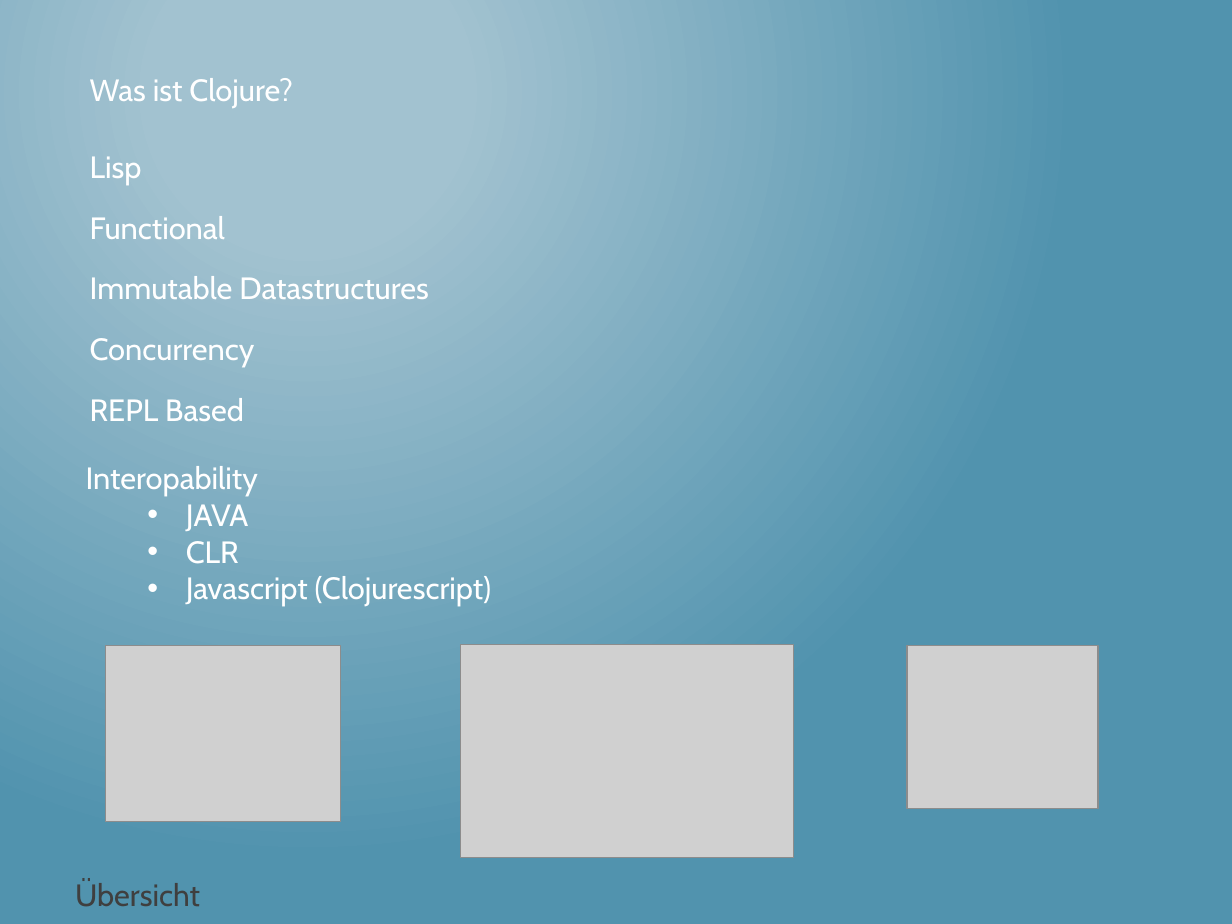
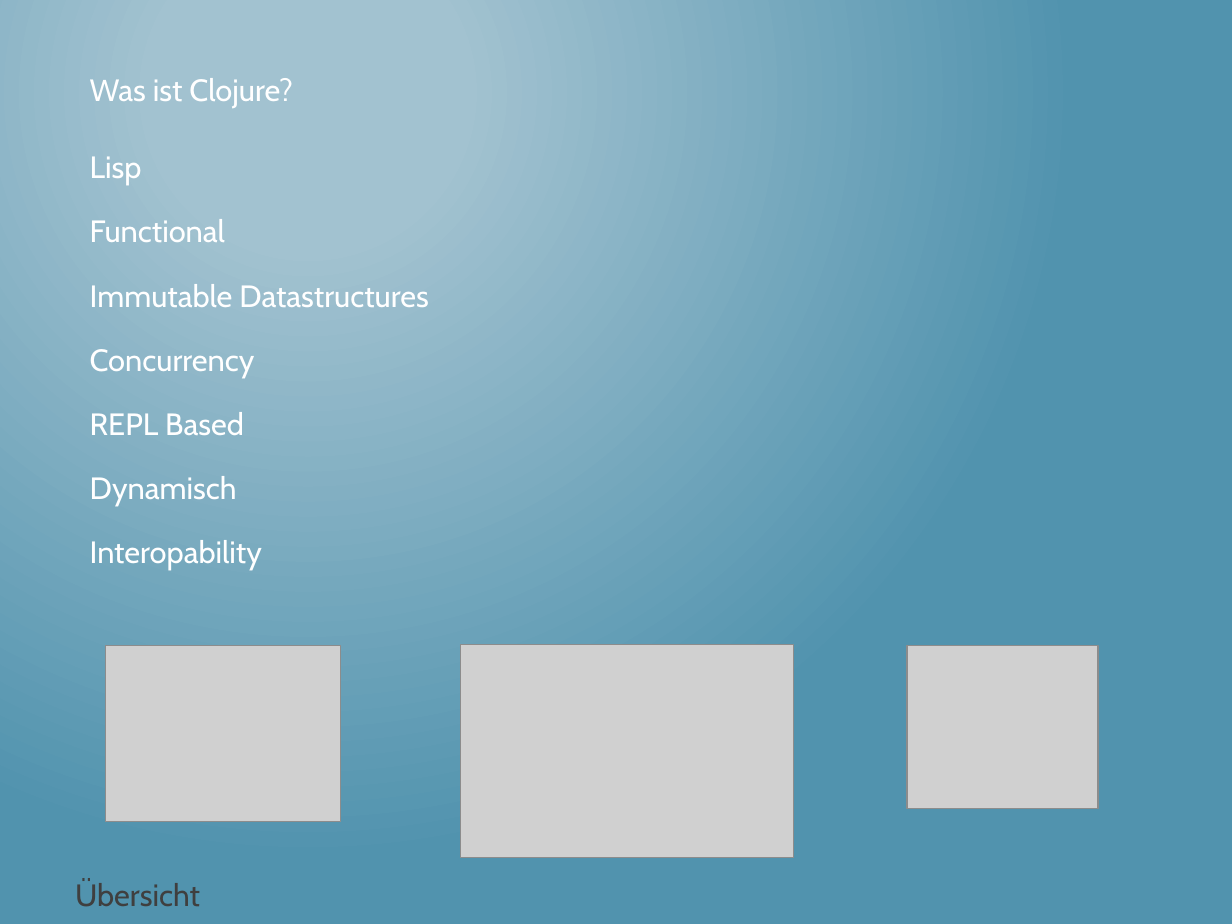
Before and after one commit to thomasschulte/ClojureUsergroupDemo, a slide deck: slide 3 of Clojure Vortrag .NET User Group.pptx. Drawn at 1232x924 pixels with LibreOffice and Linux fonts; fonts in the diff are those of the drawing; grey boxes stand for pictures. Boxes give left, top, right and bottom in pixels: in the first picture for what was removed or moved away, otherwise in the second. Text is boxed around its words. In the diff, an @@ line names an element or a change of style, - is before the commit and + after.

```diff
--- a/Clojure Vortrag .NET User Group.pptx
+++ b/Clojure Vortrag .NET User Group.pptx
@@ text "Immutable Datastructures": place and size @@
-text "Immutable Datastructures" at [90,276,428,299]
+text "Immutable Datastructures" at [90,284,428,307]
@@ text "Concurrency": place and size @@
-text "Concurrency" at [90,338,255,367]
+text "Concurrency" at [90,349,255,377]
@@ text "REPL Based": place and size @@
-text "REPL Based" at [90,398,244,421]
+text "REPL Based" at [90,412,244,435]
@@ text added at [90,476,237,506], 18 pt, text #FFFFFF @@
+Dynamisch
@@ text at [186,504,492,606]: paragraphs removed @@
-  • JAVA
-  • CLR
-  • Javascript (Clojurescript)
@@ text "Interopability": place and size @@
-text "Interopability" at [86,466,492,606]
+text "Interopability" at [90,540,262,570]
```
Also in this commit, not shown: 2 other slides changed, 2 slides added, 1 other file.
